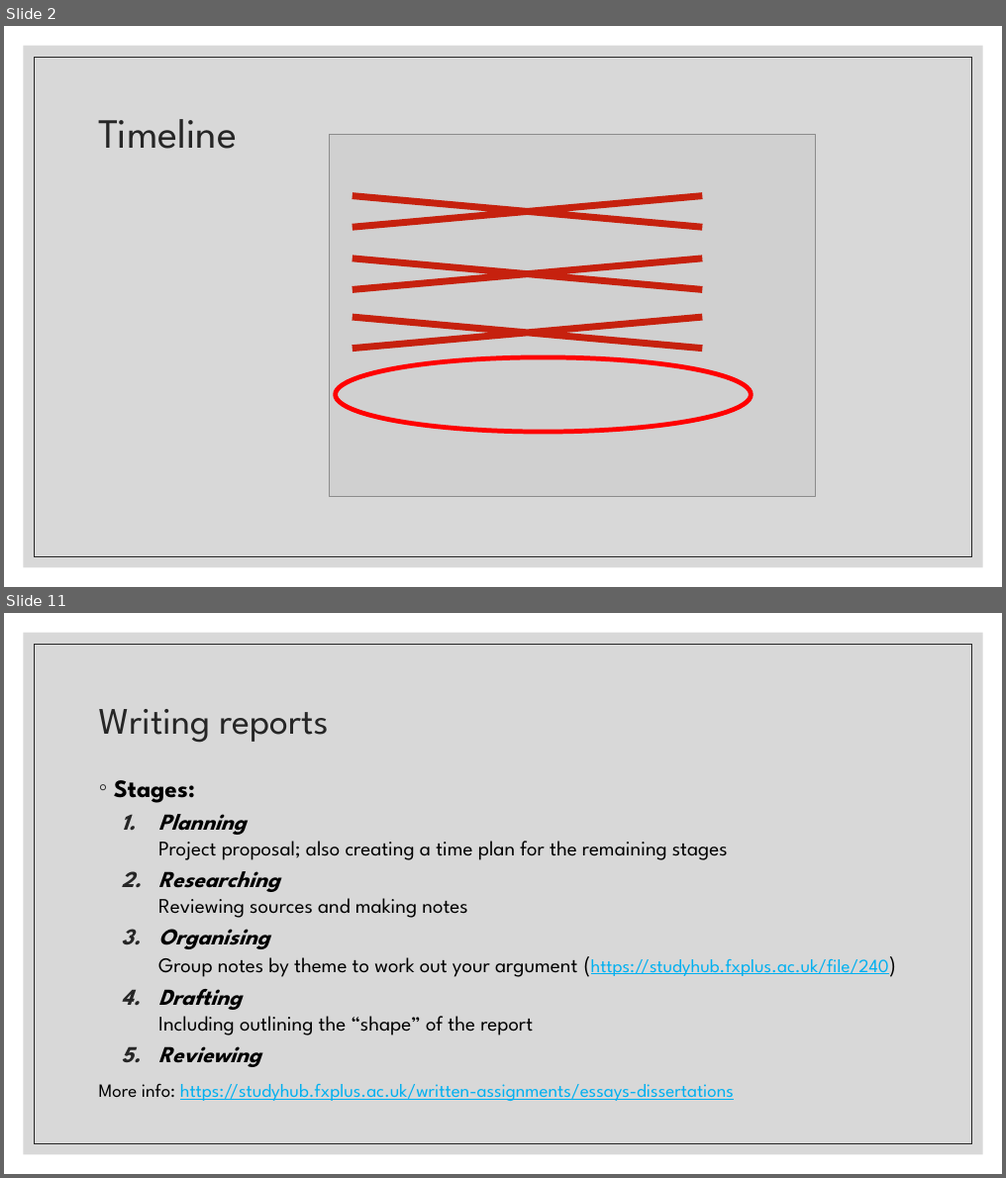
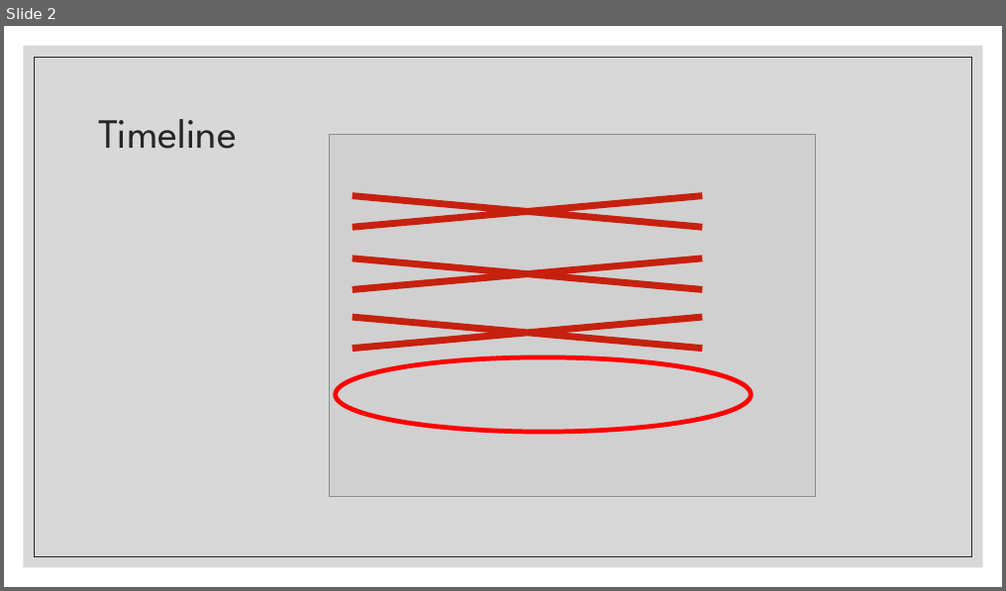
Before and after one commit to Falmouth-Games-Academy/COMP2x0-workshop-slides, a slide deck: COMP2x0-portfolio-workshop-07.pptx. Shown one above the other, each under a label of ours: slides 2 and 11 before the commit, slide 2 after it; the slides between them are not shown. The pictures are 1006x1178 and 1006x591 pixels, drawn with LibreOffice and Linux fonts; fonts in the diff are those of the drawing; grey boxes stand for pictures. Boxes give left, top, right and bottom in pixels: in the first picture for what was removed or moved away, otherwise in the second. Text is boxed around its words. In the diff, an @@ line names an element or a change of style, - is before the commit and + after.

```diff
--- a/COMP2x0-portfolio-workshop-07.pptx
+++ b/COMP2x0-portfolio-workshop-07.pptx
@@ slide 11 removed at (4,613,1002,1174), background #FFFFFF; not listed: 2 template elements that a slide beside it also shows @@
@@ title removed at (99,709,328,743) @@
-Writing reports
@@ text removed at (99,780,889,1101) @@
-◦ Stages:
-  1. Planning
-     Project proposal; also creating a time plan for the remaining stages
-  2. Researching
-     Reviewing sources and making notes
-  3. Organising
-     Group notes by theme to work out your argument (https://studyhub.fxplus.ac.uk/file/240)
-  4. Drafting
-     Including outlining the “shape” of the report
-  5. Reviewing
-More info: https://studyhub.fxplus.ac.uk/written-assignments/essays-dissertations
```
Also in this commit, not shown: 1 slide changed, 9 slides added, 8 other slides removed, 1 other file.
